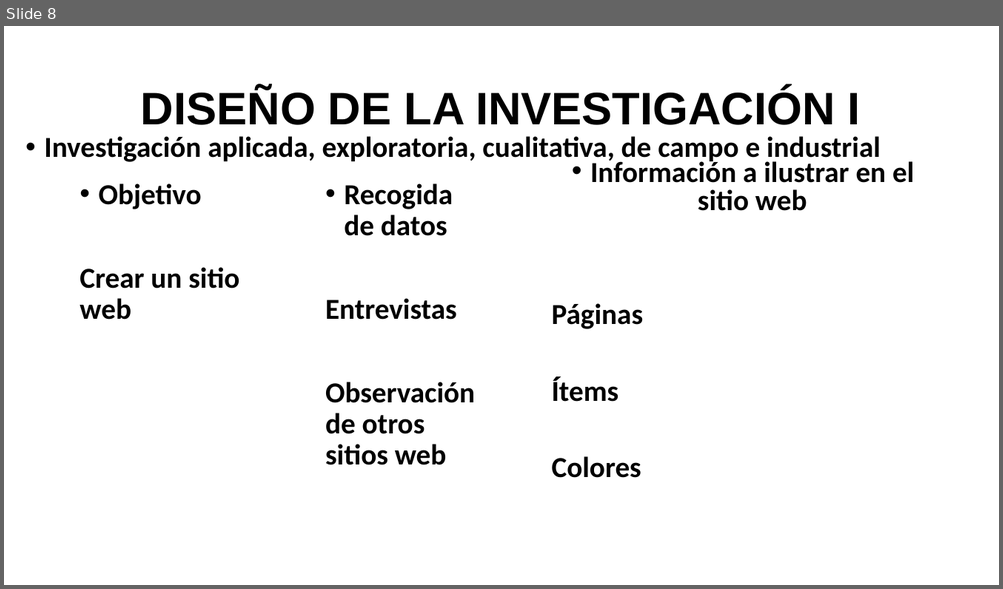
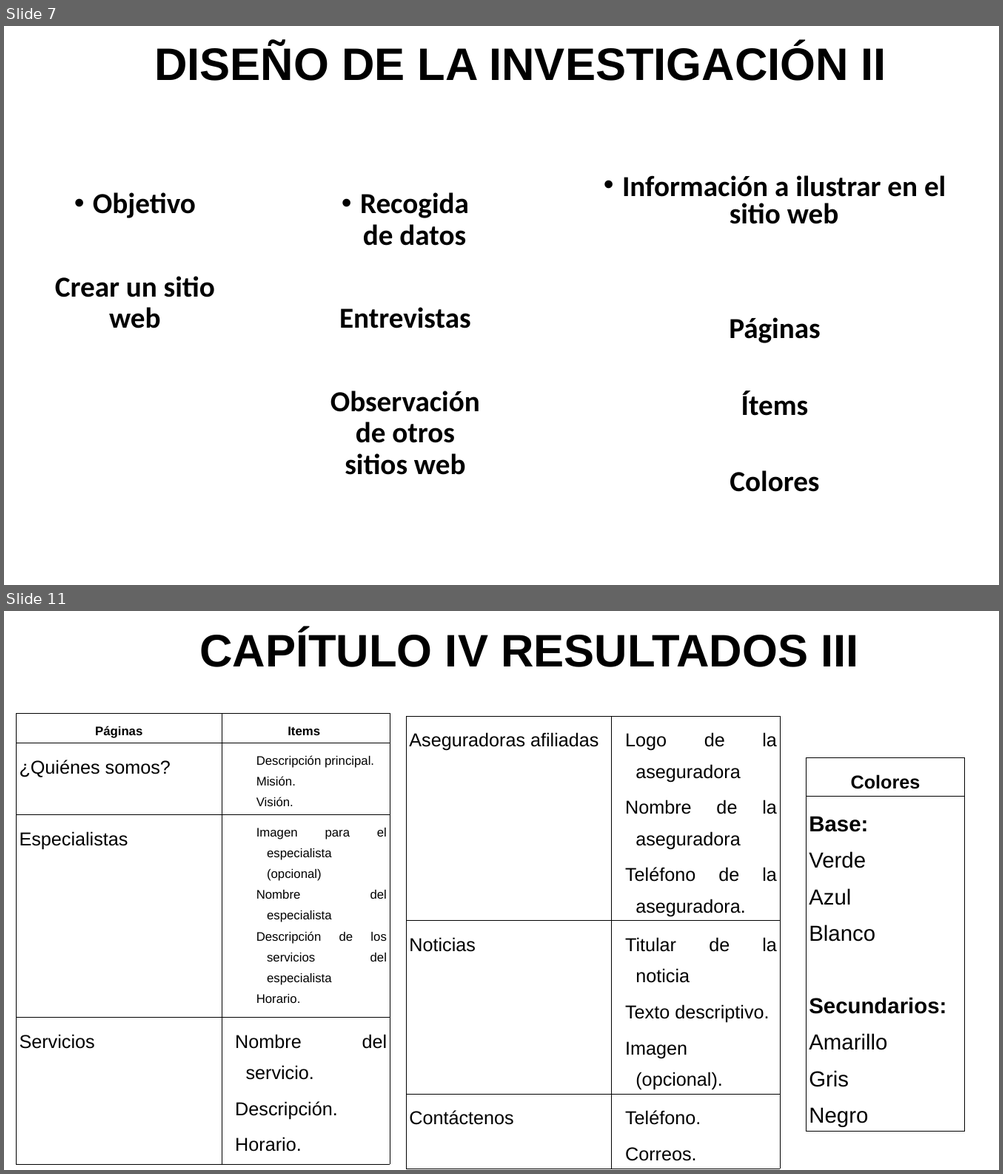
Before and after one commit to Aj4Mc/Pasantia, a slide deck: Presentacion servicio comunitario.pptm. Shown one above the other, each under a label of ours: slide 8 before the commit, slides 7 and 11 after it; the slides between them are not shown. The pictures are 1003x589 and 1003x1174 pixels, drawn with LibreOffice and Linux fonts; fonts in the diff are those of the drawing. Boxes give left, top, right and bottom in pixels: in the first picture for what was removed or moved away, otherwise in the second. Text is boxed around its words. In the diff, an @@ line names an element or a change of style, - is before the commit and + after.

```diff
--- a/Presentacion servicio comunitario.pptm
+++ b/Presentacion servicio comunitario.pptm
@@ slide 11 added at box(4, 611, 999, 1170), background #FFFFFF @@
@@ text added at box(199, 630, 858, 667), 44 pt, text #000000, bold @@
+CAPÍTULO IV RESULTADOS III
@@ table added at box(16, 714, 389, 1165), 4 rows, 2 columns @@
+Páginas | Items
+¿Quiénes somos? | Descripción principal. / Misión. / Visión.
+Especialistas | Imagen para el especialista (opcional) / Nombre del especialista / Descripción de los servicios del especialista / Horario.
+Servicios | Nombre del servicio. / Descripción. / Horario.
@@ table added at box(406, 716, 780, 1165), 3 rows, 2 columns @@
+Aseguradoras afiliadas | Logo de la aseguradora / Nombre de la aseguradora / Teléfono de la aseguradora.
+Noticias | Titular de la noticia / Texto descriptivo. / Imagen (opcional).
+Contáctenos | Teléfono. / Correos.
@@ table added at box(806, 758, 965, 1130), 2 rows, 1 columns @@
+Colores
+Base: / Verde / Azul / Blanco / Secundarios: / Amarillo / Gris / Negro
@@ what was slide 8 is now slide 7 @@
@@ slide 7 changed as well @@
@@ title at box(154, 43, 886, 81): text changed @@
-DISEÑO DE LA INVESTIGACIÓN I
+DISEÑO DE LA INVESTIGACIÓN II
@@ text removed at box(44, 136, 880, 164) @@
-• Investigación aplicada, exploratoria, cualitativa, de campo e industrial
@@ text "Información a ilustrar en el ...": place and size @@
-text "Información a ilustrar en el ..." at box(552, 158, 913, 478)
+text "Información a ilustrar en el ..." at box(622, 175, 945, 492)
@@ text "Objetivo" at box(55, 192, 215, 329): alignment left to centre @@
@@ text "Objetivo": place and size @@
-text "Objetivo" at box(79, 184, 239, 320)
+text "Objetivo" at box(55, 192, 215, 329)
@@ text "Recogida de datos": place and size @@
-text "Recogida de datos" at box(325, 184, 475, 466)
+text "Recogida de datos" at box(330, 192, 480, 475)
@@ text "Recogida de datos" at box(330, 192, 480, 475): alignment left to centre @@
@@ text at box(728, 318, 820, 492): alignment left to centre @@
```
Also in this commit, not shown: 3 other slides changed, 7 other slides added, 4 slides removed.
